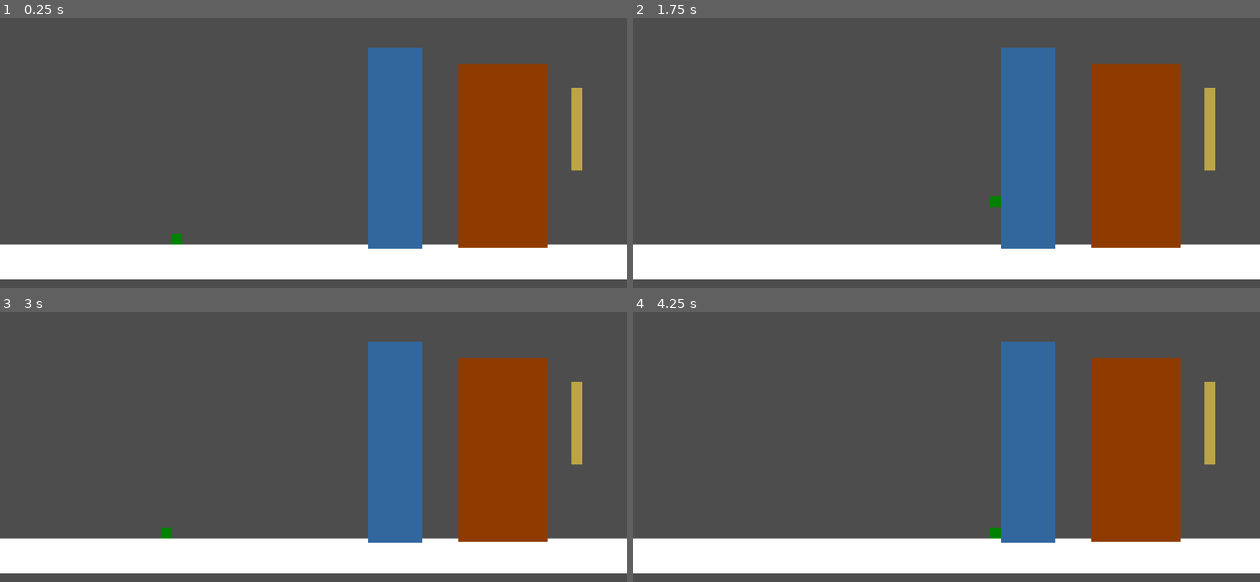
Above: before the commit, frames 1-4 (two rows, left to right).
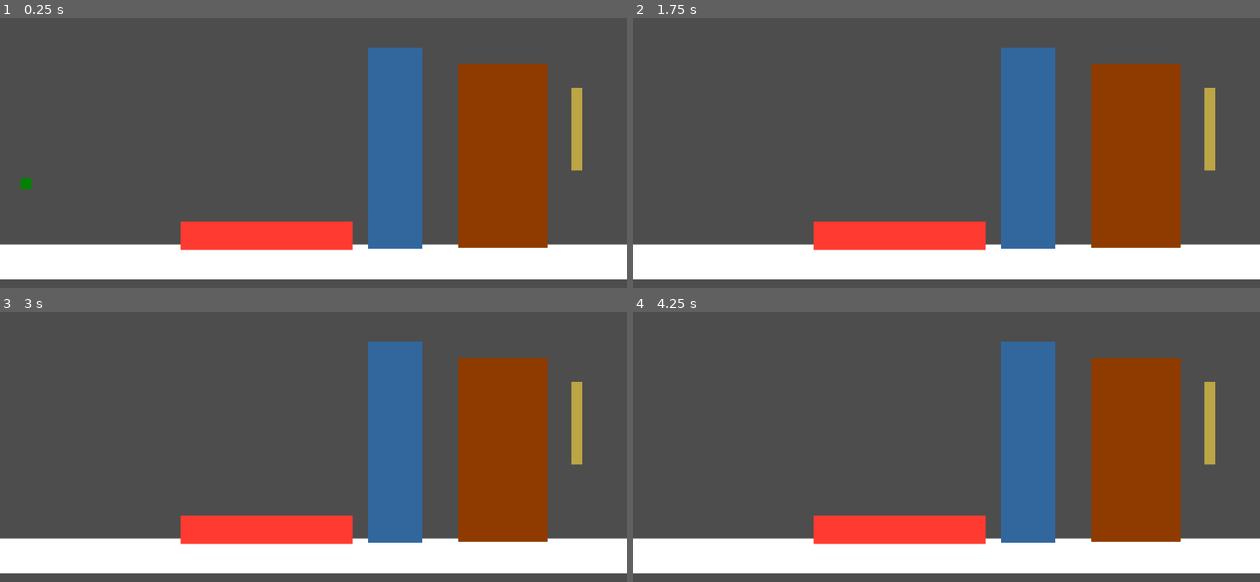
Above: after the commit, the same moments.

Repository: Ssssoar/Project-Olympus
Game: Godot game, scene res://scenes/test_scene.tscn
Two runs of this game, one before a commit and one after it. Both use one fixed random seed, a clock stepped at 60 frames per second and the inputs below.
Inputs:
- Up to frame 1 (0.25 s): no input
- Up to frame 2 (1.75 s): tap Enter at 0.5 s; hold D (Right) from 0.53 s (still down); tap Q (PickL) at 0.6 s; tap Space (Jump) at 0.77, 1.52 s; tap E (PickR) at 1.35 s
- Up to frame 3 (3 s): release D (Right) at 2.03 s; hold A (Left) 2.03-2.78 s; tap Q (PickL) at 2.1 s; hold D (Right) from 2.78 s (still down); tap E (PickR) at 2.85 s
- Up to frame 4 (4.25 s): keep holding D (Right); tap Space (Jump) at 3.02, 3.77 s; tap Q (PickL) at 3.6 s

The runs differ from the first frame. In frame 1, 3.1% of the frame differs, in the area x 3-57%, y 59-87%; in frame 2, 3.0%; in frame 3, 3.0%; in frame 4, 3.0%.

Commit message:
proper game over shit that I really shouldn't have stayed up until 4:40 am doing holy fuck

Diff:
--- a/project.godot
+++ b/project.godot
@@ -27,6 +27,10 @@
 "res://scenes/": "purple",
 "res://scripts/": "red"
 }
+
+[global_group]
+
+Hazard=""
 
 [input]
 
--- a/scenes/player.tscn
+++ b/scenes/player.tscn
@@ -10,6 +10,7 @@
 [ext_resource type="Script" uid="uid://cvtrxrc6vl5bt" path="res://scripts/player/movement_handlers/cling_movement.gd" id="8_smehm"]
 [ext_resource type="Script" uid="uid://b5ko5xxeo3gti" path="res://scripts/player/game_over_handler.gd" id="9_ur7pv"]
 [ext_resource type="PackedScene" uid="uid://yurp3r6v306k" path="res://scenes/particles/death_particle.tscn" id="10_y4r1p"]
+[ext_resource type="Script" uid="uid://byfdmbruxo8a3" path="res://scripts/player/collision_checker.gd" id="11_d2wvv"]
 
 [sub_resource type="RectangleShape2D" id="RectangleShape2D_h3xc6"]
 
@@ -24,7 +25,7 @@
 [sub_resource type="RectangleShape2D" id="RectangleShape2D_qlg0r"]
 size = Vector2(4, 26)
 
-[node name="Player" type="CharacterBody2D" node_paths=PackedStringArray("input_handler", "movement_handler", "pick_handler", "movement_state_machine", "pick_reaction_handler", "cling_handler")]
+[node name="Player" type="CharacterBody2D" node_paths=PackedStringArray("input_handler", "movement_handler", "pick_handler", "movement_state_machine", "pick_reaction_handler", "cling_handler", "collision_checker", "game_over_handler")]
 script = ExtResource("1_qhqgy")
 input_handler = NodePath("PlayerInputProcessor")
 movement_handler = NodePath("PlayerMovementStateMachine/WalkMovement")
@@ -32,6 +33,8 @@
 movement_state_machine = NodePath("PlayerMovementStateMachine")
 pick_reaction_handler = NodePath("PickReactionHandler")
 cling_handler = NodePath("PlayerMovementStateMachine/ClingMovement")
+collision_checker = NodePath("CollisionChecker")
+game_over_handler = NodePath("GameOverHandler")
 default_params = ExtResource("2_qhqgy")
 
 [node name="PlayerShape" type="CollisionShape2D" parent="."]
@@ -88,9 +91,16 @@
 script = ExtResource("8_smehm")
 player_state = 2
 
-[node name="GameOverHandler" type="Node" parent="."]
+[node name="GameOverHandler" type="Node" parent="." node_paths=PackedStringArray("timer")]
 script = ExtResource("9_ur7pv")
 particle = ExtResource("10_y4r1p")
+timer = NodePath("GameOverTimer")
+
+[node name="GameOverTimer" type="Timer" parent="GameOverHandler"]
+one_shot = true
+
+[node name="CollisionChecker" type="Node" parent="."]
+script = ExtResource("11_d2wvv")
 
 [connection signal="bounced" from="PickReactionHandler" to="PlayerMovementStateMachine/WalkMovement" method="_on_pick_reaction_handler_bounced"]
 [connection signal="body_entered" from="PickAreaL" to="PickReactionHandler" method="_on_pick_area_l_body_entered"]
@@ -102,3 +112,5 @@
 [connection signal="timeout" from="PlayerMovementStateMachine/DashMovement/ImpulseTimer" to="PlayerMovementStateMachine/DashMovement" method="_on_impulse_timer_timeout"]
 [connection signal="dropped" from="PlayerMovementStateMachine/ClingMovement" to="PlayerMovementStateMachine/WalkMovement" method="_on_cling_movement_dropped"]
 [connection signal="jumped" from="PlayerMovementStateMachine/ClingMovement" to="PlayerMovementStateMachine/WalkMovement" method="_on_cling_movement_jumped"]
+[connection signal="timeout" from="GameOverHandler/GameOverTimer" to="GameOverHandler" method="_on_game_over_timer_timeout"]
+[connection signal="collided_with_hazard" from="CollisionChecker" to="GameOverHandler" method="_on_collision_checker_collided_with_hazard"]
--- /dev/null
+++ b/scenes/terrain/hazard.tscn
@@ -0,0 +1,20 @@
+[gd_scene load_steps=4 format=3 uid="uid://lipxhpvx0mvh"]
+
+[sub_resource type="Gradient" id="Gradient_v6bxp"]
+offsets = PackedFloat32Array(0, 0.42666668, 1)
+colors = PackedColorArray(1, 0.23137255, 0.19215687, 1, 1, 0.23137255, 0.19215687, 1, 1, 0.23137255, 0.19215687, 1)
+
+[sub_resource type="GradientTexture2D" id="GradientTexture2D_wbwou"]
+gradient = SubResource("Gradient_v6bxp")
+width = 20
+height = 20
+
+[sub_resource type="RectangleShape2D" id="RectangleShape2D_owsir"]
+
+[node name="Hazard" type="StaticBody2D" groups=["Hazard"]]
+
+[node name="Sprite2D" type="Sprite2D" parent="."]
+texture = SubResource("GradientTexture2D_wbwou")
+
+[node name="CollisionShape2D" type="CollisionShape2D" parent="."]
+shape = SubResource("RectangleShape2D_owsir")
--- a/scenes/test_scene.tscn
+++ b/scenes/test_scene.tscn
@@ -1,10 +1,11 @@
-[gd_scene load_steps=9 format=3 uid="uid://dajn15ecvmknd"]
+[gd_scene load_steps=10 format=3 uid="uid://dajn15ecvmknd"]
 
 [ext_resource type="PackedScene" uid="uid://bqrekrucoblsp" path="res://scenes/player.tscn" id="1_g7g4h"]
 [ext_resource type="Script" uid="uid://dpoh0jqgiqnl6" path="res://scripts/levels/level.gd" id="1_qjeyg"]
-[ext_resource type="PackedScene" uid="uid://civ8lbqtyfv5j" path="res://scenes/bounce_ground.tscn" id="2_j8ivh"]
-[ext_resource type="PackedScene" uid="uid://c1jqshqrv3248" path="res://scenes/shatter_ground.tscn" id="3_nd71p"]
-[ext_resource type="PackedScene" uid="uid://c0quxs2hblhaa" path="res://scenes/cling_ground.tscn" id="4_7ddre"]
+[ext_resource type="PackedScene" uid="uid://civ8lbqtyfv5j" path="res://scenes/terrain/bounce_ground.tscn" id="2_j8ivh"]
+[ext_resource type="PackedScene" uid="uid://c1jqshqrv3248" path="res://scenes/terrain/shatter_ground.tscn" id="3_nd71p"]
+[ext_resource type="PackedScene" uid="uid://c0quxs2hblhaa" path="res://scenes/terrain/cling_ground.tscn" id="4_7ddre"]
+[ext_resource type="PackedScene" uid="uid://lipxhpvx0mvh" path="res://scenes/terrain/hazard.tscn" id="6_3qnke"]
 
 [sub_resource type="RectangleShape2D" id="RectangleShape2D_3qnke"]
 size = Vector2(64, 64)
@@ -30,7 +31,7 @@
 texture = SubResource("GradientTexture2D_rnaij")
 
 [node name="Player" parent="." instance=ExtResource("1_g7g4h")]
-position = Vector2(324, 319)
+position = Vector2(48, 156)
 
 [node name="BounceGround" parent="." instance=ExtResource("2_j8ivh")]
 position = Vector2(726, 391.00003)
@@ -43,3 +44,7 @@
 [node name="ClingGround" parent="." instance=ExtResource("4_7ddre")]
 position = Vector2(924, 405.00003)
 scale = Vector2(8.159999, 16.92)
+
+[node name="Hazard" parent="." instance=ExtResource("6_3qnke")]
+position = Vector2(490, 552)
+scale = Vector2(15.789524, 2.5579917)
--- /dev/null
+++ b/scripts/player/collision_checker.gd
@@ -0,0 +1,13 @@
+class_name PlayerCollisionChecker extends Node
+
+var player: Player
+
+signal collided_with_hazard()
+
+func _physics_process(_delta: float) -> void:
+	var coll_ammount = player.get_slide_collision_count()
+	for n in coll_ammount:
+		var coll = player.get_slide_collision(n)
+		var is_hazard = (coll.get_collider() as Node).is_in_group("Hazard")
+		if is_hazard:
+			collided_with_hazard.emit()
--- a/scripts/player/game_over_handler.gd
+++ b/scripts/player/game_over_handler.gd
@@ -1,3 +1,23 @@
 class_name GameOverHandler extends Node
 
 @export var particle: PackedScene
+@export var timer: Timer
+
+var player: Player
+var triggered: bool
+
+func trigger_game_over():
+	if triggered: return
+	triggered = true
+	var instantiated = particle.instantiate() as Node2D
+	player.get_parent().add_child(instantiated)
+	instantiated.position = player.position
+	(instantiated as GPUParticles2D). emitting = true
+	player.hide()
+	timer.start()
+
+func _on_collision_checker_collided_with_hazard() -> void:
+	trigger_game_over()
+
+func _on_game_over_timer_timeout() -> void:
+	LevelLoader.reload_scene()
--- a/scripts/player/player.gd
+++ b/scripts/player/player.gd
@@ -6,6 +6,8 @@
 @export var movement_state_machine: PlayerMovementStateMachine
 @export var pick_reaction_handler: PickReactor
 @export var cling_handler: ClingMovement
+@export var collision_checker: PlayerCollisionChecker
+@export var game_over_handler: GameOverHandler
 
 @export var default_params: MovementParams
 
@@ -14,6 +16,8 @@
 	initialize_pick_move_handler()
 	initialize_pick_reaction_handler()
 	initialize_cling_move_handler()
+	initialize_collision_checker()
+	initialize_game_over_handler()
 
 func initialize_movement_handler():
 	movement_handler.body = self
@@ -33,3 +37,9 @@
 func initialize_cling_move_handler():
 	cling_handler.movement_state_machine = movement_state_machine
 	cling_handler.input_handler = input_handler
+
+func initialize_collision_checker():
+	collision_checker.player = self
+
+func initialize_game_over_handler():
+	game_over_handler.player = self
Not shown: 1 places in scenes/player.tscn that only renumber resources
Renamed: scenes/bounce_ground.tscn -> scenes/terrain/bounce_ground.tscn
Renamed: scenes/cling_ground.tscn -> scenes/terrain/cling_ground.tscn
Renamed: scenes/shatter_ground.tscn -> scenes/terrain/shatter_ground.tscn
Not shown, added: scripts/player/collision_checker.gd.uid
